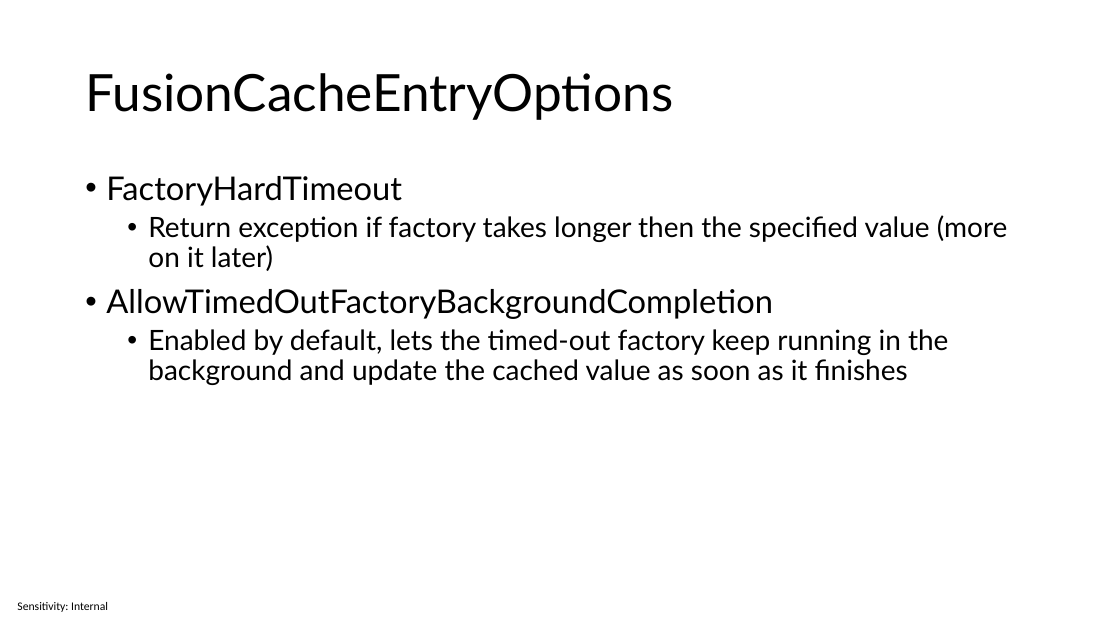
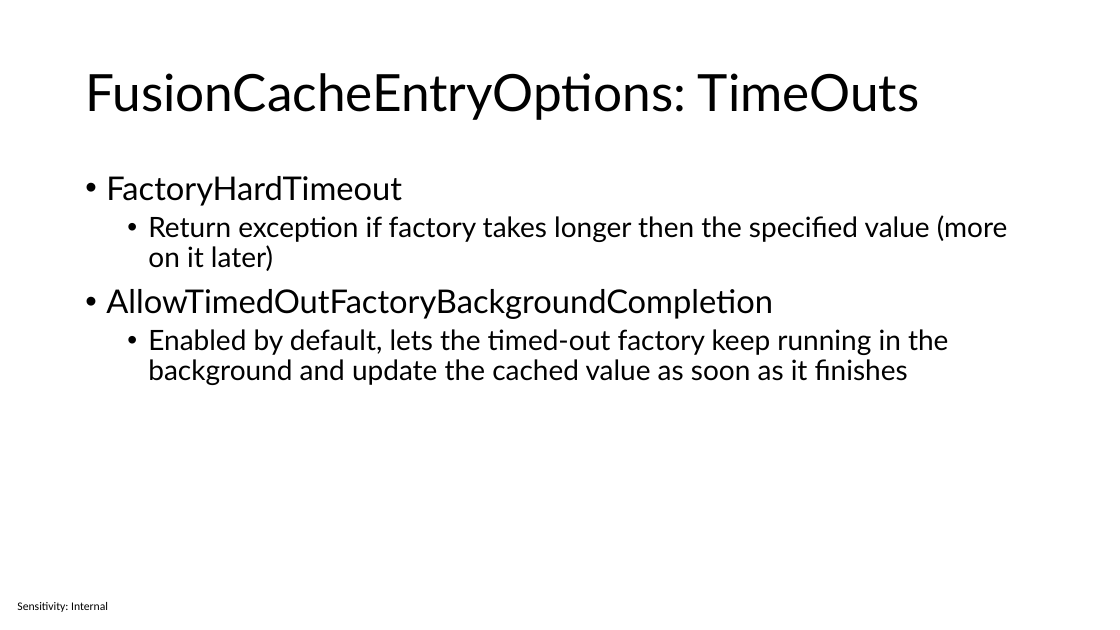
Before and after one commit to sabbadino/cache-like-a-pro-fusion-cache, a slide deck: slide 20 of cache-like-a-pro.pptx. Drawn at 1120x630 pixels with LibreOffice and Linux fonts; fonts in the diff are those of the drawing. Boxes give left, top, right and bottom in pixels: in the first picture for what was removed or moved away, otherwise in the second. Text is boxed around its words. In the diff, an @@ line names an element or a change of style, - is before the commit and + after.

Commit message:
slides

```diff
--- a/cache-like-a-pro.pptx
+++ b/cache-like-a-pro.pptx
@@ title at bbox=[85, 73, 920, 120]: text changed @@
-FusionCacheEntryOptions
+FusionCacheEntryOptions: TimeOuts
```
Also in this commit, not shown: 2 other slides changed, 6 slides added, 2 slides removed, 1 other file.
